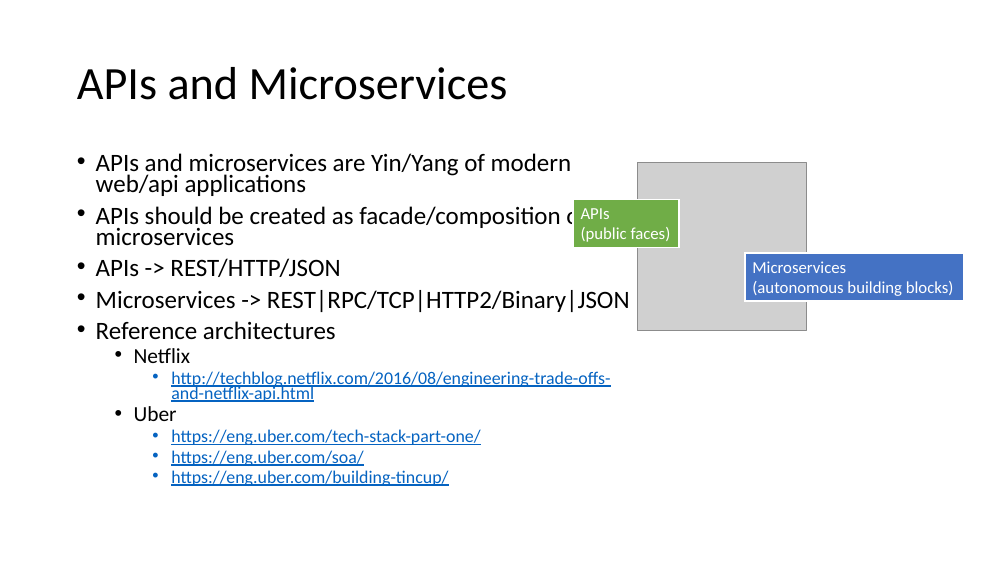
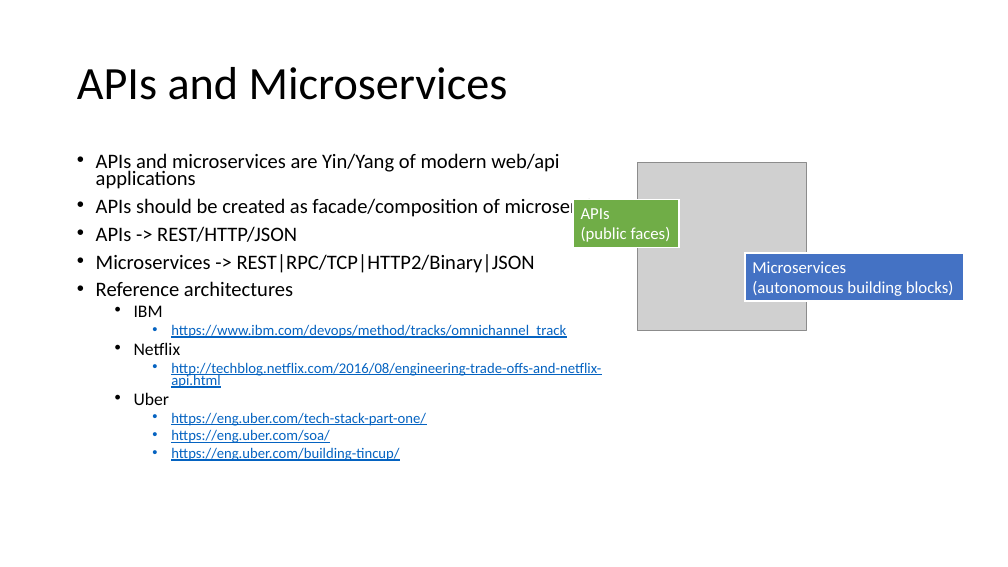
Before and after one commit to strongloop/loopback-example-polyglot, a slide deck: slide 4 of Polyglot Microservices.pptx. Drawn at 1008x567 pixels with LibreOffice and Linux fonts; fonts in the diff are those of the drawing; grey boxes stand for pictures. Boxes give left, top, right and bottom in pixels: in the first picture for what was removed or moved away, otherwise in the second. Text is boxed around its words. In the diff, an @@ line names an element or a change of style, - is before the commit and + after.

Commit message:
Add a microservice in Swift

```diff
--- a/Polyglot Microservices.pptx
+++ b/Polyglot Microservices.pptx
@@ text at (96,153,619,461): size 23.8 to 19.6 pt in "APIs and microservices are Yin/Yang of modern ...", "APIs should be created as facade/composition of ...", "APIs -> REST/HTTP/JSON", "Microservices -> REST|RPC/TCP|HTTP2/Binary|JSON" and 1 more places; size 20.4 to 16.8 pt in "Netflix", "Uber"; size 17 to 14 pt in "http://techblog.netflix.com/2016/08/engineering-trade-offs-a ...", "https://eng.uber.com/tech-stack-part-one/", "https://eng.uber.com/soa/", "https://eng.uber.com/building-tincup/" @@
@@ text at (134,305,566,338): paragraphs added @@
+  • IBM
+    • https://www.ibm.com/devops/method/tracks/omnichannel_track
```
Also in this commit, not shown: 13 other files.
